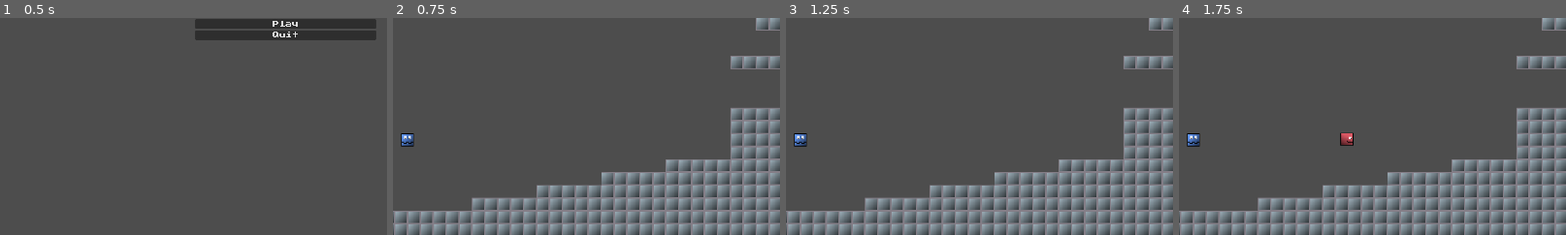
Above: before the commit, frames 1-4 (left to right).
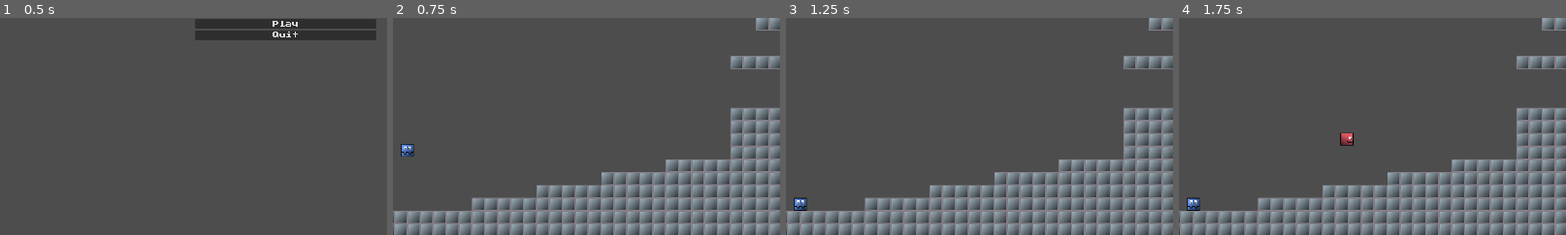
Above: after the commit, the same moments.

Repository: mdawso/dissertation
Game: Godot game, scene res://scenes/main.tscn
Same seed, same stepped clock (60 frames per second), same inputs: the game is played once before the commit and once after it.
Inputs:
- Up to frame 1 (0.5 s): no input
- Up to frame 2 (0.75 s): click "Play" at 0.5 s
- Up to frame 3 (1.25 s): no input
- Up to frame 4 (1.75 s): tap Enter (ui_accept) at 1.25, 1.52 s; hold Right (ui_right) from 1.28 s (still down); hold Shift (sprint) from 1.28 s (still down)
The pictures show only the part of the screen within x 13-63%, y 50-100%; the shares and areas given below are measured in that part.

Frame 1 is identical in both runs. In frame 2, 0.4% of the frame differs, in the area x 2-6%, y 53-64%; in frame 3, 0.4%, in the area x 2-6%, y 53-89%; in frame 4, 0.4%.

Commit message:
added ai player

Diff:
--- a/icon.svg
+++ /dev/null
@@ -1 +0,0 @@
-<svg xmlns="http://www.w3.org/2000/svg" width="128" height="128"><rect width="124" height="124" x="2" y="2" fill="#363d52" stroke="#212532" stroke-width="4" rx="14"/><g fill="#fff" transform="translate(12.322 12.322)scale(.101)"><path d="M105 673v33q407 354 814 0v-33z"/><path fill="#478cbf" d="m105 673 152 14q12 1 15 14l4 67 132 10 8-61q2-11 15-15h162q13 4 15 15l8 61 132-10 4-67q3-13 15-14l152-14V427q30-39 56-81-35-59-83-108-43 20-82 47-40-37-88-64 7-51 8-102-59-28-123-42-26 43-46 89-49-7-98 0-20-46-46-89-64 14-123 42 1 51 8 102-48 27-88 64-39-27-82-47-48 49-83 108 26 42 56 81zm0 33v39c0 276 813 276 814 0v-39l-134 12-5 69q-2 10-14 13l-162 11q-12 0-16-11l-10-65H446l-10 65q-4 11-16 11l-162-11q-12-3-14-13l-5-69z"/><path d="M483 600c0 34 58 34 58 0v-86c0-34-58-34-58 0z"/><circle cx="725" cy="526" r="90"/><circle cx="299" cy="526" r="90"/></g><g fill="#414042" transform="translate(12.322 12.322)scale(.101)"><circle cx="307" cy="532" r="60"/><circle cx="717" cy="532" r="60"/></g></svg>
--- a/project.godot
+++ b/project.godot
@@ -13,7 +13,7 @@
 config/name="dissertation"
 run/main_scene="res://scenes/main.tscn"
 config/features=PackedStringArray("4.3", "Forward Plus")
-config/icon="res://icon.svg"
+config/icon="res://assets/ai_player.png"
 
 [display]
 
@@ -22,7 +22,7 @@
 
 [editor_plugins]
 
-enabled=PackedStringArray("res://addons/py4godot/plugin.cfg")
+enabled=PackedStringArray()
 
 [file_customization]
 
@@ -60,6 +60,7 @@
 2d_physics/layer_1="World"
 2d_physics/layer_2="Player"
 2d_physics/layer_3="Goals"
+2d_physics/layer_4="AI"
 
 [physics]
 
--- a/scenes/ai_player.tscn
+++ b/scenes/ai_player.tscn
@@ -1,13 +1,15 @@
 [gd_scene load_steps=4 format=3 uid="uid://bw8gggiptdfd8"]
 
-[ext_resource type="Script" path="res://scripts/ai_player.py" id="1_eaiar"]
+[ext_resource type="Script" path="res://scripts/ai_player.gd" id="1_j44xe"]
 [ext_resource type="Texture2D" uid="uid://cxejwu8sns1h2" path="res://assets/ai_player.png" id="1_wvl6q"]
 
 [sub_resource type="RectangleShape2D" id="RectangleShape2D_dr2ca"]
 size = Vector2(16, 16)
 
 [node name="AIPlayer" type="CharacterBody2D"]
-script = ExtResource("1_eaiar")
+collision_layer = 8
+collision_mask = 5
+script = ExtResource("1_j44xe")
 
 [node name="CollisionShape2D" type="CollisionShape2D" parent="."]
 shape = SubResource("RectangleShape2D_dr2ca")
--- /dev/null
+++ b/scripts/ai_player.gd
@@ -0,0 +1,13 @@
+extends CharacterBody2D
+
+
+const SPEED = 300.0
+const JUMP_VELOCITY = -400.0
+
+
+func _physics_process(delta: float) -> void:
+	# Add the gravity.
+	if not is_on_floor():
+		velocity += get_gravity() * delta
+
+	move_and_slide()
Not shown, removed: icon.svg.import
Not shown, added: python/.gitignore
Not shown, added: python/python.code-workspace
Not shown, added: python/test.py
